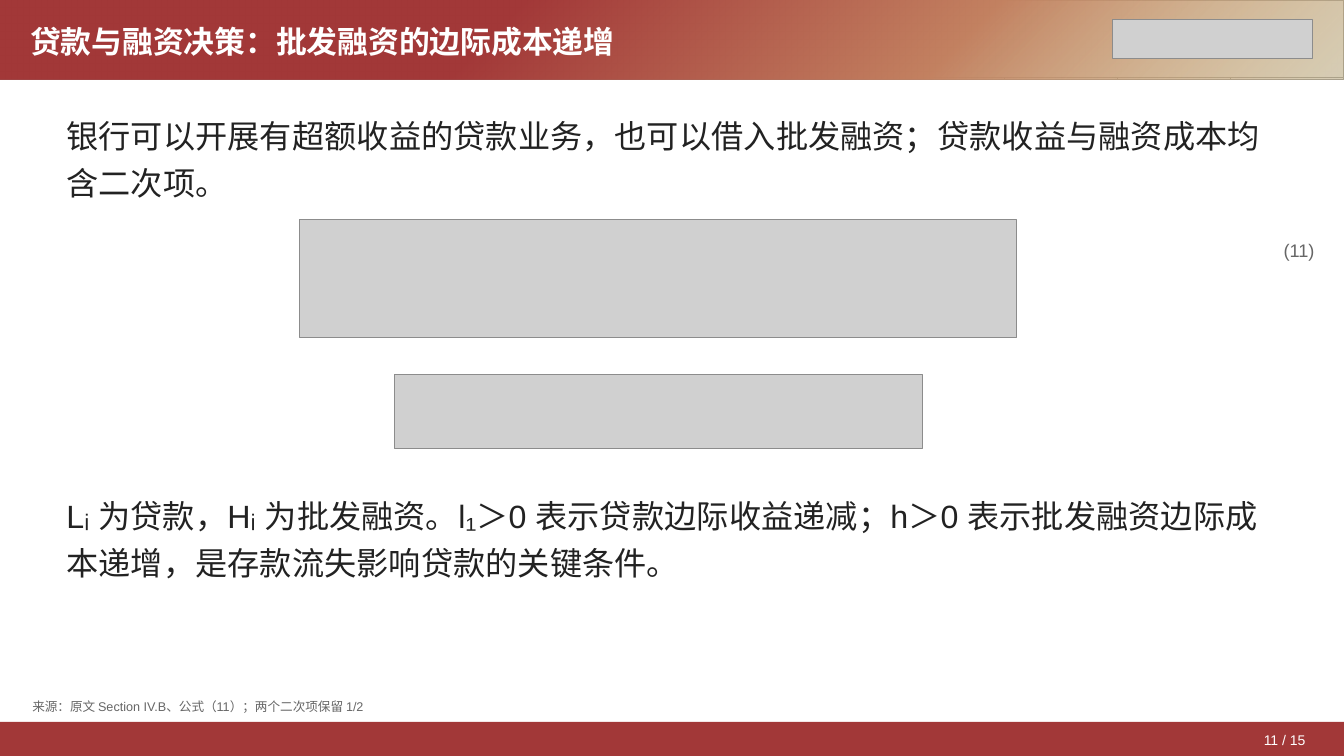
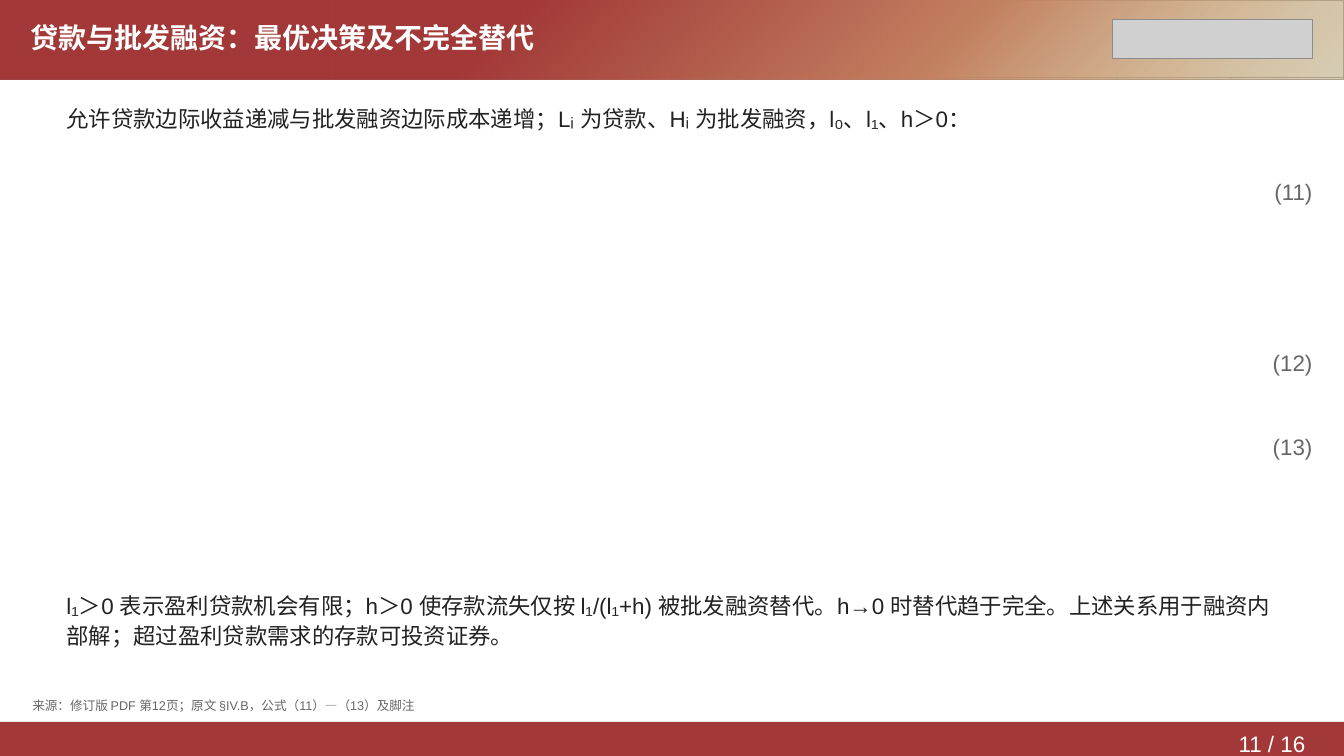
Before and after one commit to Yutingee/trial, a slide deck: slide 11 of deliverables/DepositsChannel-Model.pptx. Drawn at 1344x756 pixels with LibreOffice and Linux fonts; fonts in the diff are those of the drawing; grey boxes stand for pictures. Boxes give left, top, right and bottom in pixels: in the first picture for what was removed or moved away, otherwise in the second. Text is boxed around its words. In the diff, an @@ line names an element or a change of style, - is before the commit and + after.

```diff
--- a/deliverables/DepositsChannel-Model.pptx
+++ b/deliverables/DepositsChannel-Model.pptx
@@ text at [30, 24, 535, 51]: text changed; size 22 to 20 pt @@
-贷款与融资决策：批发融资的边际成本递增
+贷款与批发融资：最优决策及不完全替代
@@ text at [66, 108, 970, 131]: text changed; size 23 to 16 pt @@
-银行可以开展有超额收益的贷款业务，也可以借入批发融资；贷款收益与融资成本均含二次项。
+允许贷款边际收益递减与批发融资边际成本递增；Lᵢ 为贷款、Hᵢ 为批发融资，l₀、l₁、h＞0：
@@ text "(11)": place and size @@
-text "(11)" at [1284, 244, 1315, 261]
+text "(11)" at [1274, 184, 1312, 205]
@@ text "(11)" at [1274, 184, 1312, 205]: size 13 to 16 pt; line spacing 1.2 to 1.15 @@
@@ picture removed at [299, 220, 1017, 338] @@
@@ text added at [1273, 355, 1313, 376], 16 pt, text #666666 @@
+(12)
@@ picture removed at [394, 375, 923, 449] @@
@@ text added at [1273, 439, 1313, 460], 16 pt, text #666666 @@
+(13)
@@ text removed at [66, 501, 1258, 579] @@
-Lᵢ 为贷款，Hᵢ 为批发融资。l₁＞0 表示贷款边际收益递减；h＞0 表示批发融资边际成本递增，是存款流失影响贷款的关键条件。
@@ text added at [66, 595, 1270, 648], 16 pt, text #222222 @@
+l₁＞0 表示盈利贷款机会有限；h＞0 使存款流失仅按 l₁/(l₁+h) 被批发融资替代。h→0 时替代趋于完全。上述关系用于融资内部解；超过盈利贷款需求的存款可投资证券。
@@ text at [32, 699, 414, 712]: text changed @@
-来源：原文 Section IV.B、公式（11）；两个二次项保留 1/2
+来源：修订版 PDF 第12页；原文 §IV.B，公式（11）—（13）及脚注
@@ text at [1239, 736, 1305, 752]: text changed; size 10 to 16 pt @@
-11 / 15
+11 / 16
```
Also in this commit, not shown: 12 other slides changed, 3 slides added, 2 slides removed, 2 other files.
